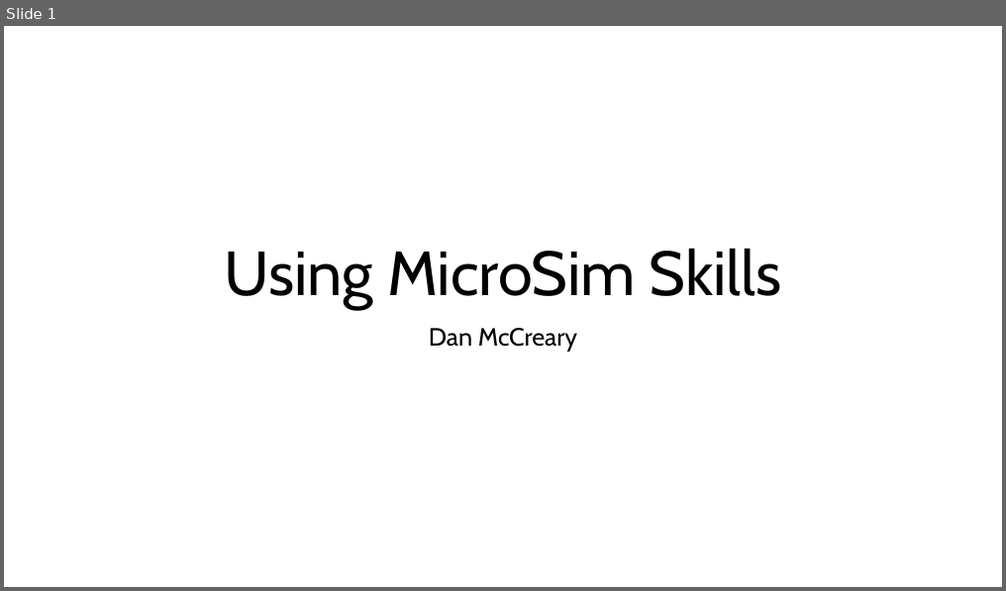
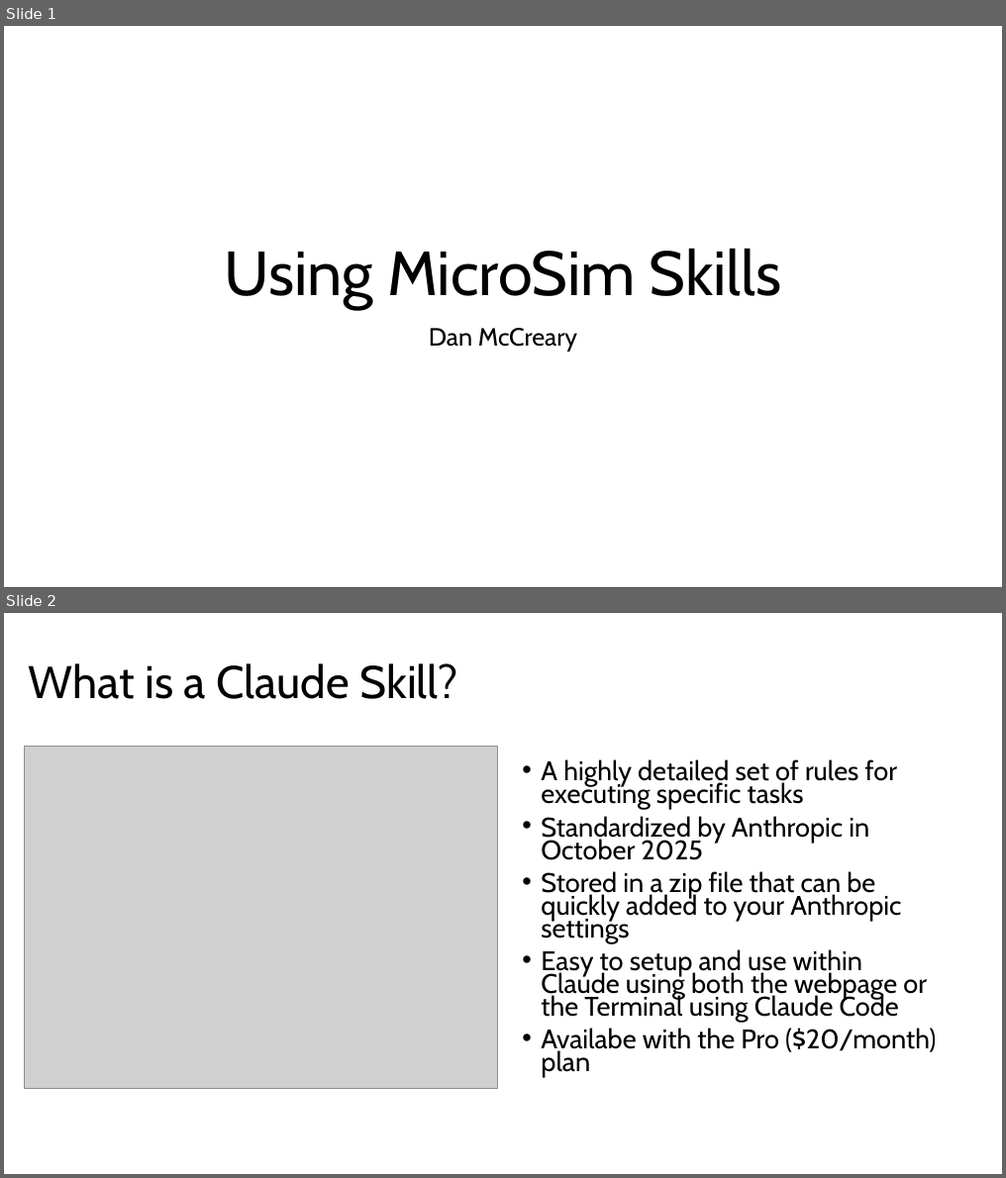
Before and after one commit to dmccreary/microsims, a slide deck: slides/Using-Claude-Skill-to-Generate-MicroSims.pptx. Shown one above the other, each under a label of ours: slide 1 before the commit, slides 1 and 2 after it. The pictures are 1006x591 and 1006x1178 pixels, drawn with LibreOffice and Linux fonts; fonts in the diff are those of the drawing; grey boxes stand for pictures. Boxes give left, top, right and bottom in pixels: in the first picture for what was removed or moved away, otherwise in the second. Text is boxed around its words. In the diff, an @@ line names an element or a change of style, - is before the commit and + after.

```diff
--- a/slides/Using-Claude-Skill-to-Generate-MicroSims.pptx
+++ b/slides/Using-Claude-Skill-to-Generate-MicroSims.pptx
@@ slide 2 added at [4,613,1002,1174], background #FFFFFF @@
@@ title added at [29,663,458,699], 44 pt, text #000000 @@
+What is a Claude Skill?
@@ picture added at [24,747,498,1088] @@
@@ text added at [541,760,936,1077], 25.9 pt, text #000000 @@
+• A highly detailed set of rules for executing specific tasks
+• Standardized by Anthropic in October 2025
+• Stored in a zip file that can be quickly added to your Anthropic settings
+• Easy to setup and use within Claude using both the webpage or the Terminal using Claude Code
+• Availabe with the Pro ($20/month) plan
```
Also in this commit, not shown: 1 slide changed, 4 other slides added, 5 other files.
